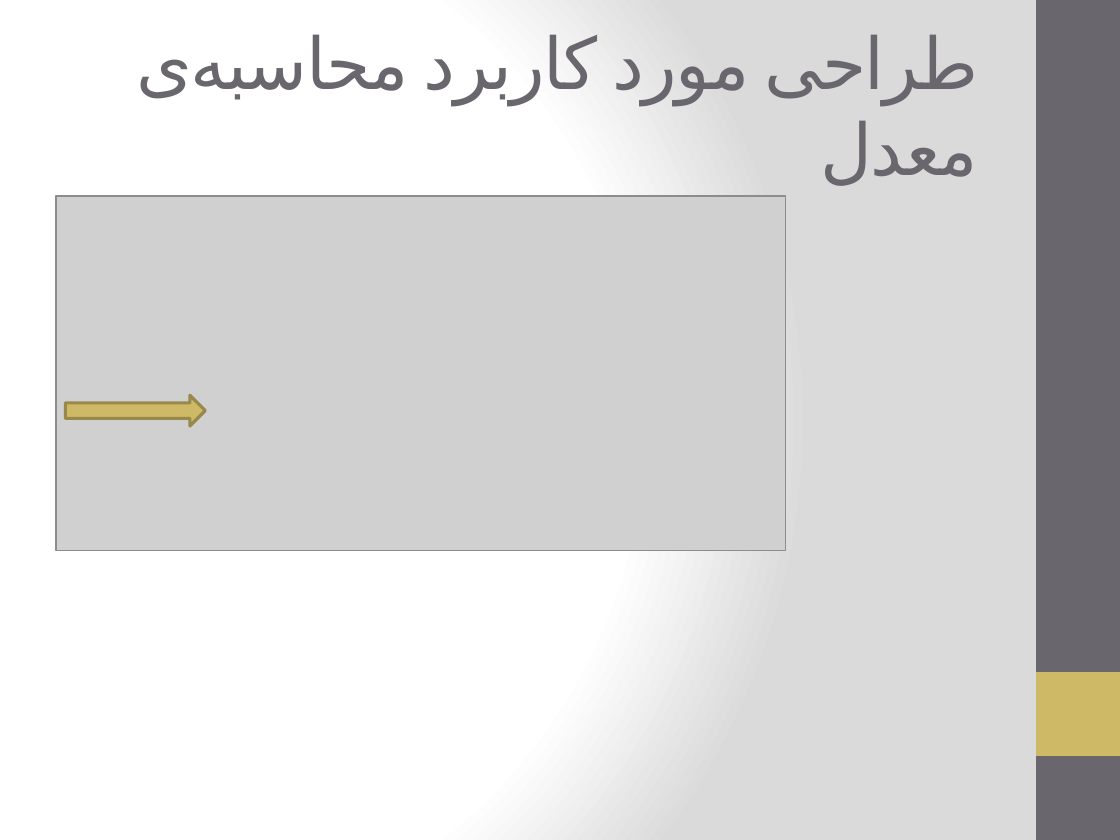
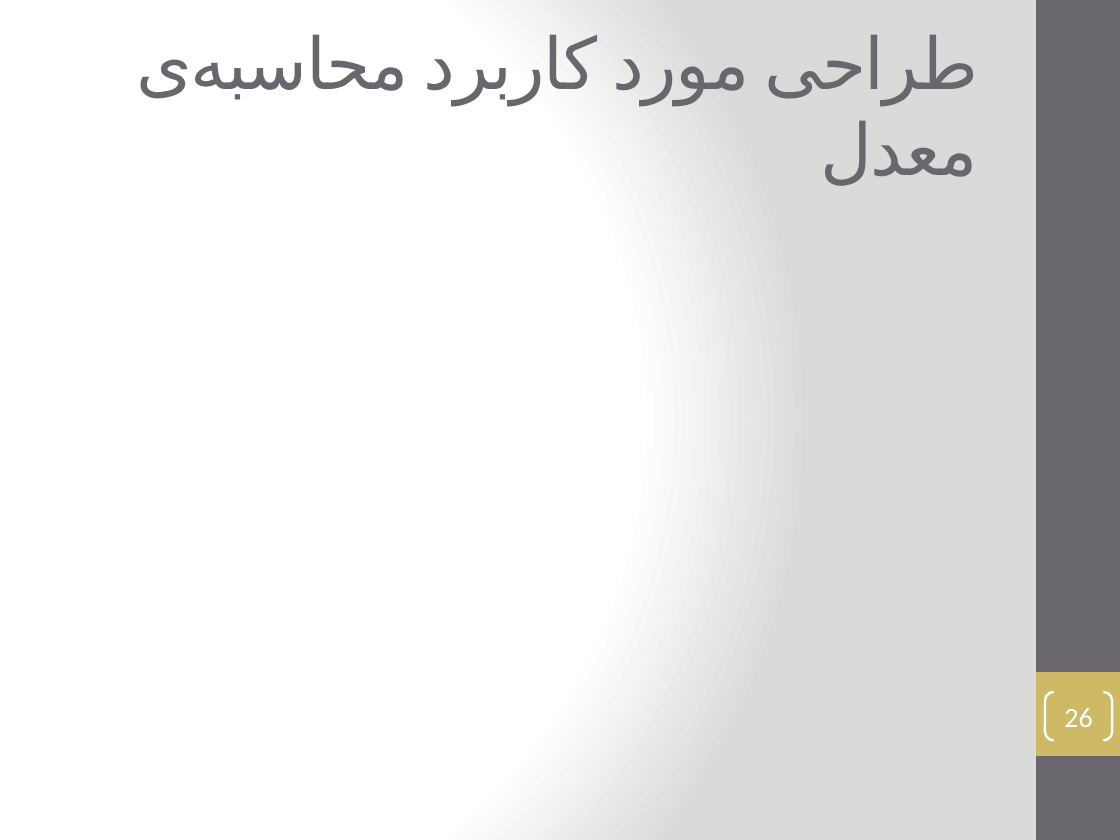
Before and after one commit to vidvid/Presentation, a slide deck: slide 26 of Thesis-Zoghi.pptx (slide 11 before the commit). Drawn at 1120x840 pixels with LibreOffice and Linux fonts; fonts in the diff are those of the drawing; grey boxes stand for pictures. Boxes give left, top, right and bottom in pixels: in the first picture for what was removed or moved away, otherwise in the second. Text is boxed around its words. In the diff, an @@ line names an element or a change of style, - is before the commit and + after.

```diff
--- a/Thesis-Zoghi.pptx
+++ b/Thesis-Zoghi.pptx
@@ picture removed at [56,196,785,551] @@
@@ right arrow removed at [65,395,205,427] @@
@@ page number added at [1045,692,1112,740], outline #FFFFFF 1.5 pt, 18 pt, text #FFFFFF @@
+26
```
Also in this commit, not shown: 10 other slides changed, 16 slides added, 7 other files.
